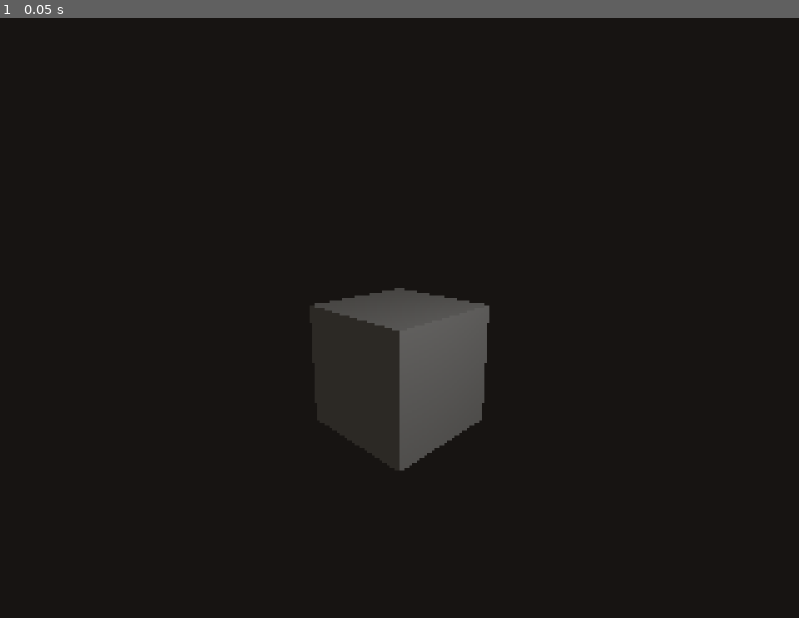
Above: before the commit, frame 1.
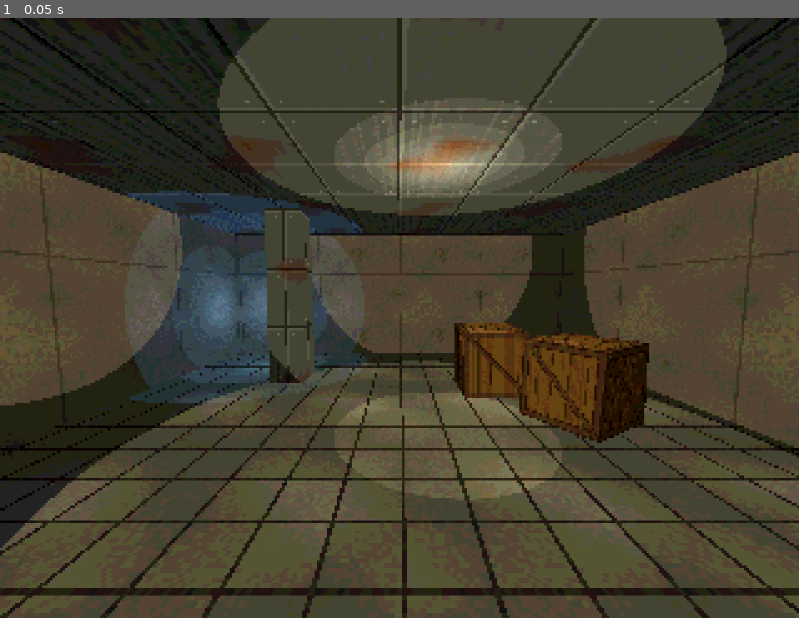
Above: after the commit, the same moment.

Repository: jonathanlambertt/retro-zombie-shooter
Game: Godot game, scene res://scenes/main.tscn
Same seed, same stepped clock (60 frames per second), same inputs: the game is played once before the commit and once after it.
Inputs:
- Up to frame 1 (0.05 s): no input

The runs differ from the first frame. In frame 1, 75% of the frame differs, in the area x 0-100%, y 0-100%.

Commit message:
Milestone 2: retro shaders and procedural textures on a test room
Adds the shared retro surface shader (vertex snapping, box-mapped UVs,
optional affine warp, banded lighting), a colour quantize post-process
with an F1 toggle, four generated 64x64 textures with materials, a
shared fog environment, and a CSG test room.

Co-Authored-By: Claude Opus 5.5 <noreply@anthropic.com>

Diff:
--- /dev/null
+++ b/assets/materials/concrete.tres
@@ -0,0 +1,8 @@
+[gd_resource type="ShaderMaterial" load_steps=3 format=3]
+
+[ext_resource type="Shader" path="res://shaders/retro_surface.gdshader" id="1_shader"]
+[ext_resource type="Texture2D" path="res://assets/textures/concrete.png" id="2_texture"]
+
+[resource]
+shader = ExtResource("1_shader")
+shader_parameter/albedo_texture = ExtResource("2_texture")
--- /dev/null
+++ b/assets/materials/crate.tres
@@ -0,0 +1,10 @@
+[gd_resource type="ShaderMaterial" load_steps=3 format=3]
+
+[ext_resource type="Shader" path="res://shaders/retro_surface.gdshader" id="1_shader"]
+[ext_resource type="Texture2D" path="res://assets/textures/crate.png" id="2_texture"]
+
+[resource]
+shader = ExtResource("1_shader")
+shader_parameter/albedo_texture = ExtResource("2_texture")
+shader_parameter/uv_from_world = false
+shader_parameter/texture_size_meters = 1.0
--- /dev/null
+++ b/assets/materials/metal.tres
@@ -0,0 +1,8 @@
+[gd_resource type="ShaderMaterial" load_steps=3 format=3]
+
+[ext_resource type="Shader" path="res://shaders/retro_surface.gdshader" id="1_shader"]
+[ext_resource type="Texture2D" path="res://assets/textures/metal.png" id="2_texture"]
+
+[resource]
+shader = ExtResource("1_shader")
+shader_parameter/albedo_texture = ExtResource("2_texture")
--- /dev/null
+++ b/assets/materials/tile.tres
@@ -0,0 +1,8 @@
+[gd_resource type="ShaderMaterial" load_steps=3 format=3]
+
+[ext_resource type="Shader" path="res://shaders/retro_surface.gdshader" id="1_shader"]
+[ext_resource type="Texture2D" path="res://assets/textures/tile.png" id="2_texture"]
+
+[resource]
+shader = ExtResource("1_shader")
+shader_parameter/albedo_texture = ExtResource("2_texture")
--- /dev/null
+++ b/assets/retro_environment.tres
@@ -0,0 +1,13 @@
+[gd_resource type="Environment" format=3]
+
+[resource]
+background_mode = 1
+background_color = Color(0.11, 0.1, 0.08, 1)
+ambient_light_source = 2
+ambient_light_color = Color(0.4, 0.38, 0.34, 1)
+fog_enabled = true
+fog_mode = 1
+fog_light_color = Color(0.11, 0.1, 0.08, 1)
+fog_density = 1.0
+fog_depth_begin = 2.0
+fog_depth_end = 28.0
--- a/levels/sandbox.tscn
+++ /dev/null
@@ -1,26 +0,0 @@
-[gd_scene load_steps=3 format=3]
-
-[sub_resource type="Environment" id="Environment_sandbox"]
-background_mode = 1
-background_color = Color(0.09, 0.08, 0.07, 1)
-ambient_light_source = 2
-ambient_light_color = Color(0.35, 0.33, 0.3, 1)
-
-[sub_resource type="BoxMesh" id="BoxMesh_cube"]
-
-[node name="Sandbox" type="Node3D"]
-
-[node name="WorldEnvironment" type="WorldEnvironment" parent="."]
-environment = SubResource("Environment_sandbox")
-
-[node name="Camera3D" type="Camera3D" parent="."]
-transform = Transform3D(1, 0, 0, 0, 0.966, 0.259, 0, -0.259, 0.966, 0, 1.2, 3)
-current = true
-
-[node name="OmniLight3D" type="OmniLight3D" parent="."]
-transform = Transform3D(1, 0, 0, 0, 1, 0, 0, 0, 1, 1.5, 2, 2)
-omni_range = 8.0
-
-[node name="TestCube" type="MeshInstance3D" parent="."]
-transform = Transform3D(0.707, 0, 0.707, 0, 1, 0, -0.707, 0, 0.707, 0, 0, 0)
-mesh = SubResource("BoxMesh_cube")
--- /dev/null
+++ b/levels/test_room.tscn
@@ -0,0 +1,85 @@
+[gd_scene load_steps=6 format=3]
+
+[ext_resource type="Environment" path="res://assets/retro_environment.tres" id="1_env"]
+[ext_resource type="Material" path="res://assets/materials/concrete.tres" id="2_concrete"]
+[ext_resource type="Material" path="res://assets/materials/metal.tres" id="3_metal"]
+[ext_resource type="Material" path="res://assets/materials/tile.tres" id="4_tile"]
+[ext_resource type="Material" path="res://assets/materials/crate.tres" id="5_crate"]
+
+[node name="TestRoom" type="Node3D"]
+
+[node name="WorldEnvironment" type="WorldEnvironment" parent="."]
+environment = ExtResource("1_env")
+
+[node name="Camera3D" type="Camera3D" parent="."]
+transform = Transform3D(1, 0, 0, 0, 0.996, 0.087, 0, -0.087, 0.996, 0, 1.6, 3.5)
+current = true
+fov = 90.0
+
+[node name="Geometry" type="Node3D" parent="."]
+
+[node name="Floor" type="CSGBox3D" parent="Geometry"]
+transform = Transform3D(1, 0, 0, 0, 1, 0, 0, 0, 1, 0, -0.25, 0)
+use_collision = true
+size = Vector3(9, 0.5, 9)
+material = ExtResource("4_tile")
+
+[node name="Ceiling" type="CSGBox3D" parent="Geometry"]
+transform = Transform3D(1, 0, 0, 0, 1, 0, 0, 0, 1, 0, 3.25, 0)
+use_collision = true
+size = Vector3(9, 0.5, 9)
+material = ExtResource("3_metal")
+
+[node name="WallNorth" type="CSGBox3D" parent="Geometry"]
+transform = Transform3D(1, 0, 0, 0, 1, 0, 0, 0, 1, 0, 1.5, -4.25)
+use_collision = true
+size = Vector3(9, 3, 0.5)
+material = ExtResource("2_concrete")
+
+[node name="WallSouth" type="CSGBox3D" parent="Geometry"]
+transform = Transform3D(1, 0, 0, 0, 1, 0, 0, 0, 1, 0, 1.5, 4.25)
+use_collision = true
+size = Vector3(9, 3, 0.5)
+material = ExtResource("2_concrete")
+
+[node name="WallEast" type="CSGBox3D" parent="Geometry"]
+transform = Transform3D(1, 0, 0, 0, 1, 0, 0, 0, 1, 4.25, 1.5, 0)
+use_collision = true
+size = Vector3(0.5, 3, 8)
+material = ExtResource("2_concrete")
+
+[node name="WallWest" type="CSGBox3D" parent="Geometry"]
+transform = Transform3D(1, 0, 0, 0, 1, 0, 0, 0, 1, -4.25, 1.5, 0)
+use_collision = true
+size = Vector3(0.5, 3, 8)
+material = ExtResource("2_concrete")
+
+[node name="Pillar" type="CSGBox3D" parent="Geometry"]
+transform = Transform3D(1, 0, 0, 0, 1, 0, 0, 0, 1, -2, 1.5, -2)
+use_collision = true
+size = Vector3(0.6, 3, 0.6)
+material = ExtResource("3_metal")
+
+[node name="CrateA" type="CSGBox3D" parent="Geometry"]
+transform = Transform3D(1, 0, 0, 0, 1, 0, 0, 0, 1, 1.5, 0.5, -1.5)
+use_collision = true
+material = ExtResource("5_crate")
+
+[node name="CrateB" type="CSGBox3D" parent="Geometry"]
+transform = Transform3D(0.866, 0, 0.5, 0, 1, 0, -0.5, 0, 0.866, 2.3, 0.5, -0.2)
+use_collision = true
+material = ExtResource("5_crate")
+
+[node name="Lights" type="Node3D" parent="."]
+
+[node name="CeilingLight" type="OmniLight3D" parent="Lights"]
+transform = Transform3D(1, 0, 0, 0, 1, 0, 0, 0, 1, 0.5, 2.5, 0)
+light_color = Color(1, 0.9, 0.7, 1)
+light_energy = 3.0
+omni_range = 7.0
+
+[node name="CornerLight" type="OmniLight3D" parent="Lights"]
+transform = Transform3D(1, 0, 0, 0, 1, 0, 0, 0, 1, -3.2, 1.2, -3.2)
+light_color = Color(0.5, 0.75, 1, 1)
+light_energy = 2.0
+omni_range = 4.0
--- a/project.godot
+++ b/project.godot
@@ -18,16 +18,17 @@
 
 window/size/viewport_width=960
 window/size/viewport_height=720
-window/stretch/mode="disabled"
-window/hdr/request_hdr_output=false
 
 [rendering]
 
+textures/canvas_textures/default_texture_filter=0
 renderer/rendering_method="gl_compatibility"
 renderer/rendering_method.mobile="gl_compatibility"
-textures/canvas_textures/default_texture_filter=0
-anti_aliasing/quality/msaa_2d=0
-anti_aliasing/quality/msaa_3d=0
-anti_aliasing/quality/screen_space_aa=0
-anti_aliasing/quality/use_taa=false
-anti_aliasing/quality/use_debanding=false
+
+[importer_defaults]
+
+texture={
+"compress/mode": 0,
+"detect_3d/compress_to": 0,
+"mipmaps/generate": false
+}
--- a/scenes/main.tscn
+++ b/scenes/main.tscn
@@ -1,7 +1,11 @@
-[gd_scene load_steps=3 format=3]
+[gd_scene load_steps=5 format=3]
 
 [ext_resource type="Script" path="res://scripts/main.gd" id="1_main"]
-[ext_resource type="PackedScene" path="res://levels/sandbox.tscn" id="2_level"]
+[ext_resource type="PackedScene" path="res://levels/test_room.tscn" id="2_level"]
+[ext_resource type="Shader" path="res://shaders/color_quantize.gdshader" id="3_quantize"]
+
+[sub_resource type="ShaderMaterial" id="ShaderMaterial_quantize"]
+shader = ExtResource("3_quantize")
 
 [node name="Main" type="Control"]
 layout_mode = 3
@@ -23,6 +27,7 @@
 
 [node name="ViewportContainer" type="SubViewportContainer" parent="."]
 texture_filter = 1
+material = SubResource("ShaderMaterial_quantize")
 layout_mode = 0
 offset_right = 320.0
 offset_bottom = 240.0
@@ -38,4 +43,4 @@
 use_debanding = false
 size = Vector2i(320, 240)
 
-[node name="Sandbox" parent="ViewportContainer/GameViewport" instance=ExtResource("2_level")]
+[node name="Level" parent="ViewportContainer/GameViewport" instance=ExtResource("2_level")]
--- a/scripts/main.gd
+++ b/scripts/main.gd
@@ -10,6 +10,8 @@
 ##      every low-res pixel becomes a sharp square instead of a blurry blob.
 ##   4. Whatever window area is left over shows the black ColorRect behind
 ##      it. Those are the letterbox bars.
+##   5. The container also has a small shader (shaders/color_quantize.gdshader)
+##      that reduces the number of colours in the final picture.
 
 ## The resolution the game is rendered at. THIS IS THE ONE PLACE TO CHANGE IT.
 ## Try Vector2i(640, 480) for a sharper, late-90s "high-res mode" look.
@@ -20,6 +22,10 @@
 ## then exactly the same size on screen, at the cost of thicker black bars.
 ## If false, the picture fills as much of the window as possible.
 @export var integer_scaling := false
+
+## Whether the colour-reducing post-process starts switched on.
+## Press F1 while playing to toggle it and compare.
+@export var color_quantize := true
 
 @onready var viewport_container: SubViewportContainer = $ViewportContainer
 @onready var game_viewport: SubViewport = $ViewportContainer/GameViewport
@@ -35,6 +41,13 @@
 	# whenever the window does (it is anchored to fill the whole window).
 	resized.connect(_fit_to_window)
 	_fit_to_window()
+	_apply_color_quantize()
+
+
+func _unhandled_input(event: InputEvent) -> void:
+	if event is InputEventKey and event.pressed and not event.echo and event.keycode == KEY_F1:
+		color_quantize = not color_quantize
+		_apply_color_quantize()
 
 
 ## Scales and centres the low-res image inside the window.
@@ -50,3 +63,9 @@
 	viewport_container.scale = Vector2(fit_scale, fit_scale)
 	# Centre it. floor() keeps it on a whole pixel so the edges stay crisp.
 	viewport_container.position = ((window_size - image_size * fit_scale) / 2.0).floor()
+
+
+## Sends the on/off switch to the post-process shader on the container.
+func _apply_color_quantize() -> void:
+	var post_process := viewport_container.material as ShaderMaterial
+	post_process.set_shader_parameter("enabled", color_quantize)
--- /dev/null
+++ b/scripts/tools/generate_textures.gd
@@ -0,0 +1,179 @@
+extends SceneTree
+## Placeholder texture generator.
+##
+## This is NOT part of the running game. It is a small tool that paints four
+## 64x64 textures with code and saves them as PNG files in assets/textures/.
+## The PNGs are committed to git, so you only need to run this again if you
+## change the code below.
+##
+## How to run it (from the project folder):
+##   Godot_v4.7-stable_win64_console.exe --headless --path . --script res://scripts/tools/generate_textures.gd
+##
+## To use your own pixel art instead, just overwrite the PNG files (keep the
+## same file names) or point the materials in assets/materials/ at new files.
+
+const SIZE := 64
+const OUTPUT_DIR := "res://assets/textures/"
+
+# A fixed seed means the "random" textures come out identical every run.
+var rng := RandomNumberGenerator.new()
+
+
+func _init() -> void:
+	rng.seed = 1996
+	DirAccess.make_dir_recursive_absolute(OUTPUT_DIR)
+	_save(_make_concrete(), "concrete")
+	_save(_make_metal(), "metal")
+	_save(_make_tile(), "tile")
+	_save(_make_crate(), "crate")
+	quit()
+
+
+func _save(image: Image, texture_name: String) -> void:
+	var path := OUTPUT_DIR + texture_name + ".png"
+	var error := image.save_png(path)
+	if error == OK:
+		print("Wrote ", path)
+	else:
+		push_error("Could not write %s (error %d)" % [path, error])
+
+
+# --- Helpers -----------------------------------------------------------------
+
+func _new_image() -> Image:
+	return Image.create_empty(SIZE, SIZE, false, Image.FORMAT_RGB8)
+
+
+## Returns the colour made brighter (amount > 1) or darker (amount < 1).
+func _shade(color: Color, amount: float) -> Color:
+	return Color(color.r * amount, color.g * amount, color.b * amount)
+
+
+## A small grid of random values, used for big soft blotches of dirt.
+func _make_blotch_grid(cells: int) -> PackedFloat32Array:
+	var grid := PackedFloat32Array()
+	for i in cells * cells:
+		grid.append(rng.randf())
+	return grid
+
+
+## Reads the blotch grid at pixel (x, y), blending smoothly between cells.
+## It wraps around at the edges so the texture tiles without visible seams.
+func _blotch(grid: PackedFloat32Array, cells: int, x: int, y: int) -> float:
+	var fx := float(x) / SIZE * cells
+	var fy := float(y) / SIZE * cells
+	var x0 := int(fx) % cells
+	var y0 := int(fy) % cells
+	var x1 := (x0 + 1) % cells
+	var y1 := (y0 + 1) % cells
+	var tx := fx - floorf(fx)
+	var ty := fy - floorf(fy)
+	var top := lerpf(grid[y0 * cells + x0], grid[y0 * cells + x1], tx)
+	var bottom := lerpf(grid[y1 * cells + x0], grid[y1 * cells + x1], tx)
+	return lerpf(top, bottom, ty)
+
+
+# --- Textures ----------------------------------------------------------------
+
+## Grey-brown concrete: soft blotches, fine grain, and a poured-slab seam.
+func _make_concrete() -> Image:
+	var image := _new_image()
+	var base := Color(0.42, 0.40, 0.36)
+	var blotches := _make_blotch_grid(4)
+	for y in SIZE:
+		for x in SIZE:
+			var brightness := 0.8 + 0.3 * _blotch(blotches, 4, x, y)
+			brightness += rng.randf_range(-0.07, 0.07)
+			if y == 0 or x == 0:
+				brightness *= 0.75  # seam between slabs
+			image.set_pixel(x, y, _shade(base, brightness))
+	return image
+
+
+## Blue-grey metal plates with seams, rivets, streaks and patches of rust.
+func _make_metal() -> Image:
+	var image := _new_image()
+	var base := Color(0.33, 0.36, 0.38)
+	var rust := Color(0.34, 0.20, 0.11)
+	var rust_map := _make_blotch_grid(4)
+	# One random value per column gives vertical "brushed" streaks.
+	var streaks := PackedFloat32Array()
+	for x in SIZE:
+		streaks.append(rng.randf_range(-0.06, 0.06))
+
+	for y in SIZE:
+		for x in SIZE:
+			# Position inside the current 32x32 plate.
+			var plate_x := x % 32
+			var plate_y := y % 32
+			var color := base
+			var rust_amount := _blotch(rust_map, 4, x, y)
+			if rust_amount > 0.62:
+				color = base.lerp(rust, (rust_amount - 0.62) * 2.5)
+
+			var brightness := 0.95 + streaks[x] + rng.randf_range(-0.03, 0.03)
+			if plate_x == 0 or plate_y == 0:
+				brightness *= 0.5  # dark seam
+			elif plate_x == 1 or plate_y == 1:
+				brightness *= 1.25  # bright bevel next to the seam
+			elif (plate_x == 4 or plate_x == 28) and (plate_y == 4 or plate_y == 28):
+				brightness *= 1.5  # rivet
+			image.set_pixel(x, y, _shade(color, brightness))
+	return image
+
+
+## Dirty green-grey floor tiles, 16 pixels each, with dark grout.
+func _make_tile() -> Image:
+	var image := _new_image()
+	var base := Color(0.45, 0.47, 0.42)
+	var grout := Color(0.16, 0.15, 0.13)
+	var dirt := _make_blotch_grid(4)
+	# Each of the 4x4 tiles gets its own slightly different brightness.
+	var tile_tints := PackedFloat32Array()
+	for i in 16:
+		tile_tints.append(rng.randf_range(0.85, 1.05))
+
+	for y in SIZE:
+		for x in SIZE:
+			if x % 16 == 0 or y % 16 == 0:
+				image.set_pixel(x, y, _shade(grout, rng.randf_range(0.8, 1.1)))
+				continue
+			@warning_ignore("integer_division")
+			var tile_index := (y / 16) * 4 + (x / 16)
+			var brightness := tile_tints[tile_index]
+			brightness *= 0.7 + 0.4 * _blotch(dirt, 4, x, y)
+			brightness += rng.randf_range(-0.04, 0.04)
+			image.set_pixel(x, y, _shade(base, brightness))
+	return image
+
+
+## Wooden crate: vertical planks, a darker frame, and a diagonal brace.
+func _make_crate() -> Image:
+	var image := _new_image()
+	var wood := Color(0.45, 0.31, 0.17)
+	var frame_width := 6
+	# Wood grain runs up the planks, so use one random value per column.
+	var grain := PackedFloat32Array()
+	for x in SIZE:
+		grain.append(rng.randf_range(-0.08, 0.08))
+
+	for y in SIZE:
+		for x in SIZE:
+			var brightness := 1.0 + grain[x] + rng.randf_range(-0.04, 0.04)
+			var edge_distance := mini(mini(x, y), mini(SIZE - 1 - x, SIZE - 1 - y))
+			var on_frame := edge_distance < frame_width
+			var on_brace := absi(x - y) < 4
+
+			if on_frame or on_brace:
+				brightness *= 0.72
+				# Dark outline where the frame meets the planks.
+				if edge_distance == 0 or edge_distance == frame_width - 1 or absi(x - y) == 3:
+					brightness *= 0.6
+			elif x % 13 == 0:
+				brightness *= 0.5  # gap between planks
+			image.set_pixel(x, y, _shade(wood, brightness))
+
+	# A nail in each corner of the frame.
+	for corner in [Vector2i(2, 2), Vector2i(SIZE - 3, 2), Vector2i(2, SIZE - 3), Vector2i(SIZE - 3, SIZE - 3)]:
+		image.set_pixel(corner.x, corner.y, Color(0.6, 0.58, 0.52))
+	return image
--- /dev/null
+++ b/shaders/color_quantize.gdshader
@@ -0,0 +1,25 @@
+// Colour quantization post-process.
+//
+// This is a 2D ("canvas_item") shader. It is applied to the
+// SubViewportContainer in scenes/main.tscn, so it runs over the finished
+// low-res picture (3D world and HUD together) just before it is shown.
+// It limits how many shades each colour channel can have, like an old
+// graphics card with a small colour palette.
+shader_type canvas_item;
+
+// On/off switch. Toggled from scripts/main.gd (F1 in game).
+uniform bool enabled = true;
+// Shades per colour channel. 16 gives 16 x 16 x 16 = 4096 possible colours.
+// Lower = harsher banding. 256 would be the same as turning it off.
+uniform float color_levels : hint_range(2.0, 64.0, 1.0) = 16.0;
+
+
+void fragment() {
+	// TEXTURE is whatever this node draws: here, the low-res game picture.
+	vec4 color = texture(TEXTURE, UV);
+	if (enabled) {
+		float steps = color_levels - 1.0;
+		color.rgb = floor(color.rgb * steps + 0.5) / steps;
+	}
+	COLOR = color;
+}
--- /dev/null
+++ b/shaders/retro_surface.gdshader
@@ -0,0 +1,111 @@
+// Retro surface shader: used by every wall, floor, ceiling and prop.
+//
+// A shader is a small program that runs on the graphics card. This one has
+// three parts, which Godot calls at different moments:
+//   vertex()   - runs once per corner (vertex) of every triangle
+//   fragment() - runs once per pixel the triangle covers
+//   light()    - runs once per pixel, per light that touches it
+//
+// The default values below are shared by every material that uses this
+// shader, so changing a default here changes the whole game. A material can
+// still override any of them for itself in the Inspector.
+shader_type spatial;
+
+// No shiny highlights: surfaces in Quake-era games were completely matte.
+render_mode specular_disabled;
+
+group_uniforms Texture;
+// filter_nearest = no blurring between texels (chunky pixels up close).
+// repeat_enable  = the texture tiles forever instead of stretching.
+uniform sampler2D albedo_texture : source_color, filter_nearest, repeat_enable;
+uniform vec3 tint : source_color = vec3(1.0);
+// If true, the texture is laid out using world position, so every wall gets
+// the same pixel density no matter how big it is and textures line up between
+// neighbouring blocks. If false, it uses the object's own space instead, so
+// the texture moves and rotates with the object (good for crates and props).
+uniform bool uv_from_world = true;
+// How many metres one copy of the texture covers.
+uniform float texture_size_meters = 2.0;
+
+group_uniforms Retro;
+// Vertex snapping grid, in cells across and down the screen. Smaller numbers
+// = coarser grid = more wobble. Set to (0, 0) to turn snapping off.
+uniform vec2 snap_resolution = vec2(160.0, 120.0);
+// 0 = normal perspective-correct textures (what Quake and Half-Life did).
+// 1 = fully "affine" textures that swim and warp like a PlayStation 1.
+uniform float affine_amount : hint_range(0.0, 1.0) = 0.0;
+// Number of brightness steps a light is chopped into. 0 = smooth lighting.
+uniform float light_bands : hint_range(0.0, 16.0, 1.0) = 5.0;
+group_uniforms;
+
+// "Varyings" carry values from vertex() to fragment(). The graphics card
+// blends them smoothly across each triangle.
+varying vec2 surface_uv;
+// xy = UV multiplied by depth, z = depth. See the affine note in vertex().
+varying vec3 affine_uv;
+
+
+void vertex() {
+	// --- 1. Work out texture coordinates (UVs) from position ---------------
+	// "Box mapping": look at which way the surface faces and project the
+	// texture straight onto it along that axis.
+	vec3 position = VERTEX;
+	vec3 facing = abs(NORMAL);
+	if (uv_from_world) {
+		position = (MODEL_MATRIX * vec4(VERTEX, 1.0)).xyz;
+		facing = abs(normalize(MODEL_NORMAL_MATRIX * NORMAL));
+	} else {
+		// Shift by half a tile so a 1 m box centred on its origin shows
+		// exactly one whole texture per face.
+		position += vec3(0.5 * texture_size_meters);
+	}
+
+	if (facing.y > facing.x && facing.y > facing.z) {
+		surface_uv = position.xz;                 // floors and ceilings
+	} else if (facing.x > facing.z) {
+		surface_uv = vec2(position.z, -position.y); // walls facing east/west
+	} else {
+		surface_uv = vec2(position.x, -position.y); // walls facing north/south
+	}
+	surface_uv /= texture_size_meters;
+
+	// --- 2. Vertex snapping -------------------------------------------------
+	// Project the vertex to "clip space" ourselves. After dividing by w, x and
+	// y run from -1 to +1 across the screen.
+	vec4 clip_position = PROJECTION_MATRIX * (MODELVIEW_MATRIX * vec4(VERTEX, 1.0));
+	if (snap_resolution.x > 0.0 && snap_resolution.y > 0.0 && clip_position.w > 0.0) {
+		vec2 grid = snap_resolution * 0.5;
+		vec2 screen_position = clip_position.xy / clip_position.w;
+		// Round to the nearest grid cell. Old hardware had no sub-pixel
+		// precision, which is what made early 3D geometry jitter.
+		screen_position = floor(screen_position * grid + 0.5) / grid;
+		clip_position.xy = screen_position * clip_position.w;
+	}
+	// Writing POSITION tells Godot to use our value as the final position.
+	POSITION = clip_position;
+
+	// --- 3. Affine texture warping (optional) -------------------------------
+	// Godot always blends varyings in a perspective-correct way and has no
+	// switch to turn that off. The trick: multiply by depth (w) here and
+	// divide by the blended depth in fragment(), which cancels it out.
+	affine_uv = vec3(surface_uv * clip_position.w, clip_position.w);
+}
+
+
+void fragment() {
+	vec2 warped_uv = affine_uv.xy / affine_uv.z;
+	vec2 uv = mix(surface_uv, warped_uv, affine_amount);
+	ALBEDO = texture(albedo_texture, uv).rgb * tint;
+}
+
+
+void light() {
+	// Simple diffuse lighting: brightest when the surface faces the light.
+	// ATTENUATION is how much the light has faded over distance.
+	float amount = clamp(dot(NORMAL, LIGHT), 0.0, 1.0) * ATTENUATION;
+	if (light_bands > 0.0) {
+		// Round the brightness to a few fixed steps to get visible bands.
+		amount = floor(amount * light_bands + 0.5) / light_bands;
+	}
+	DIFFUSE_LIGHT += amount * LIGHT_COLOR / PI;
+}
Binary file added: assets/textures/concrete.png
Not shown, added: assets/textures/concrete.png.import
Binary file added: assets/textures/crate.png
Not shown, added: assets/textures/crate.png.import
Binary file added: assets/textures/metal.png
Not shown, added: assets/textures/metal.png.import
Binary file added: assets/textures/tile.png
Not shown, added: assets/textures/tile.png.import
Not shown, added: scripts/main.gd.uid
Not shown, added: scripts/tools/generate_textures.gd.uid
Not shown, added: shaders/color_quantize.gdshader.uid
Not shown, added: shaders/retro_surface.gdshader.uid
(and 2 more such lines)
